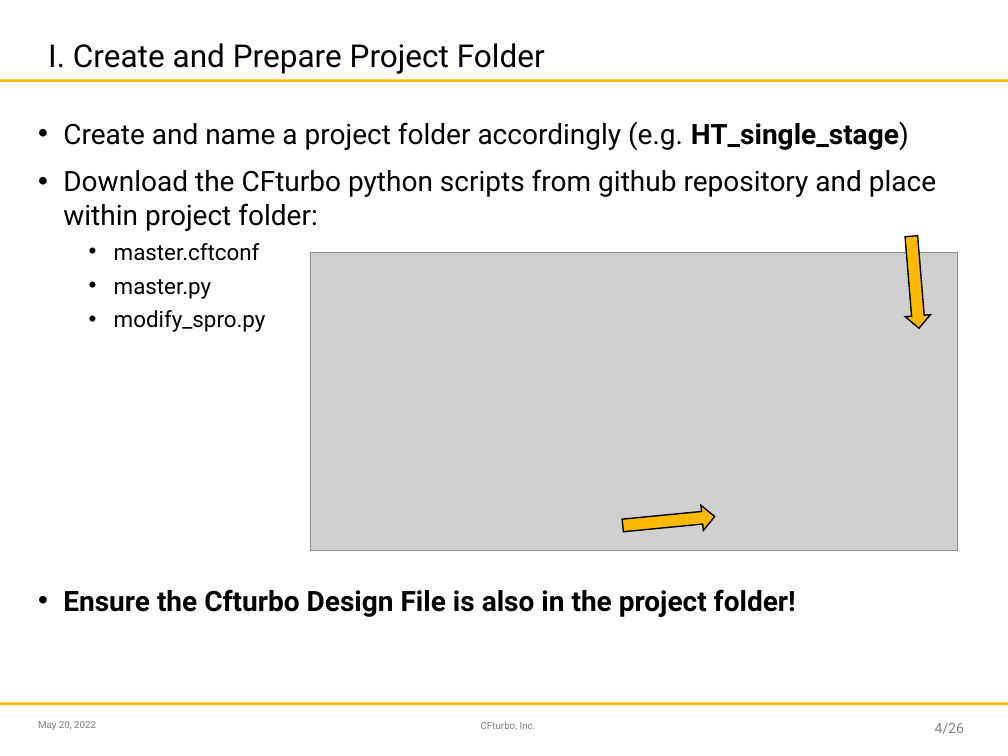
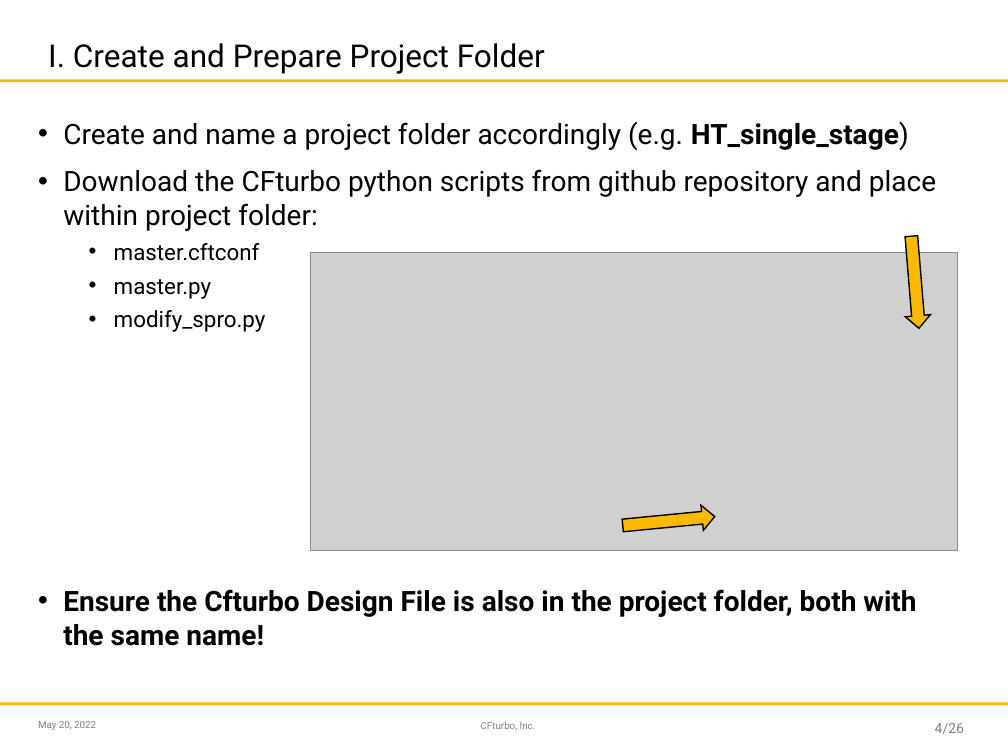
Before and after one commit to sandschristopher/Design-Variation_Performance-Map-Creation, a slide deck: slide 4 of SMP_Master.pptx. Drawn at 1008x756 pixels with LibreOffice and Linux fonts; fonts in the diff are those of the drawing; grey boxes stand for pictures; background and template pictures are left out. Boxes give left, top, right and bottom in pixels: in the first picture for what was removed or moved away, otherwise in the second. Text is boxed around its words. In the diff, an @@ line names an element or a change of style, - is before the commit and + after.

```diff
--- a/SMP_Master.pptx
+++ b/SMP_Master.pptx
@@ text at (63, 589, 916, 646): text changed @@
-• Ensure the Cfturbo Design File is also in the project folder!
+• Ensure the Cfturbo Design File is also in the project folder, both with the same name!
```
